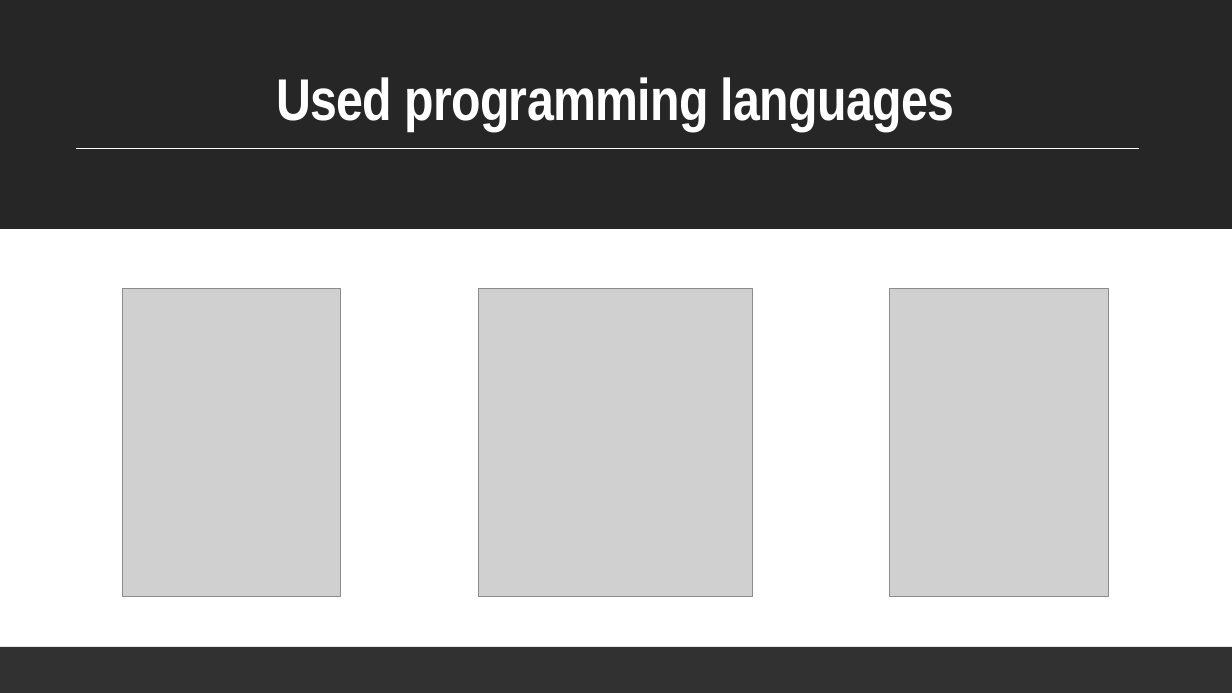
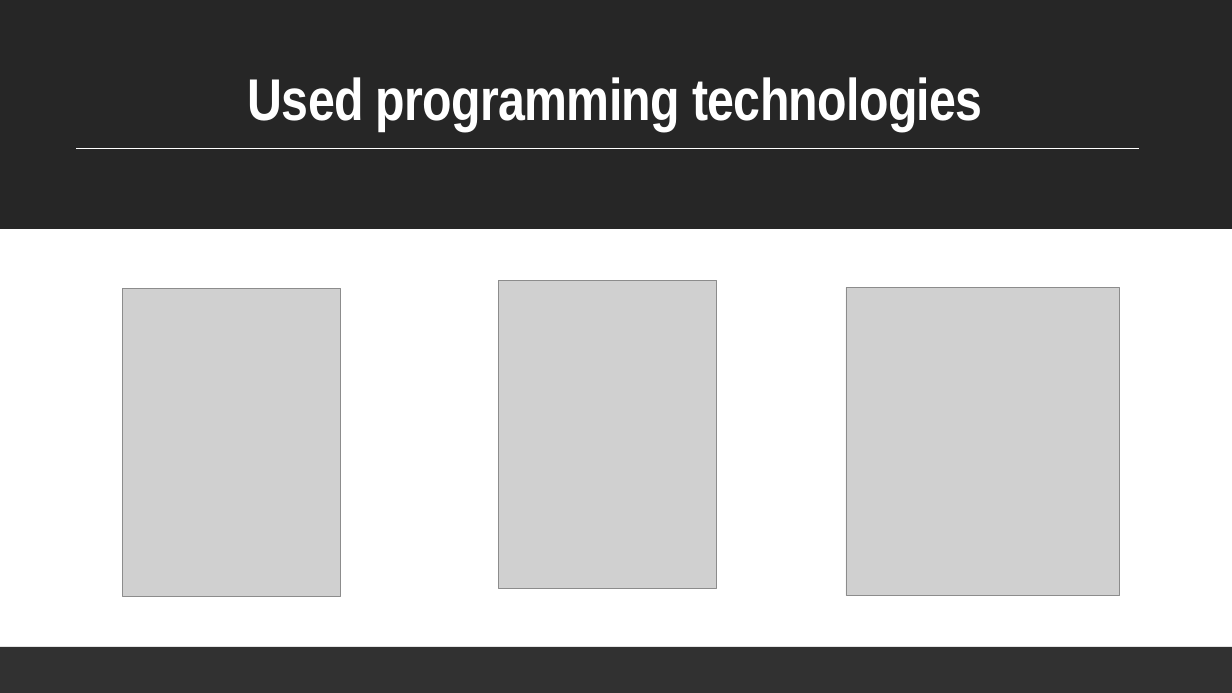
Before and after one commit to RPLisitsov19/The-Red-Pandas, a slide deck: slide 7 of Documentation and Presentation/Project-Presentation (1).pptx. Drawn at 1232x693 pixels with LibreOffice and Linux fonts; fonts in the diff are those of the drawing; grey boxes stand for pictures. Boxes give left, top, right and bottom in pixels: in the first picture for what was removed or moved away, otherwise in the second. Text is boxed around its words. In the diff, an @@ line names an element or a change of style, - is before the commit and + after.

```diff
--- a/Documentation and Presentation/Project-Presentation (1).pptx
+++ b/Documentation and Presentation/Project-Presentation (1).pptx
@@ title at [248, 77, 982, 132]: text changed @@
-Used programming languages
+Used programming technologies
@@ picture: place and size @@
-picture at [890, 288, 1108, 596]
+picture at [499, 280, 717, 588]
@@ picture: place and size @@
-picture at [479, 288, 752, 596]
+picture at [847, 287, 1120, 595]
```
Also in this commit, not shown: 1 other slide changed.
